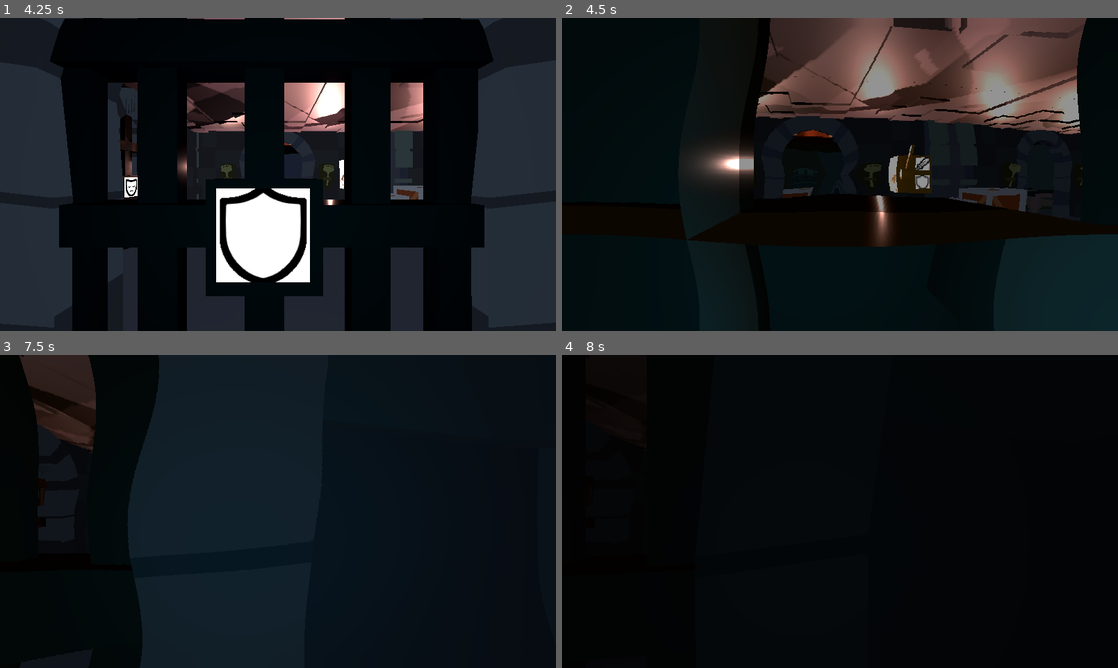
Above: before the commit, frames 1-4 (two rows, left to right).
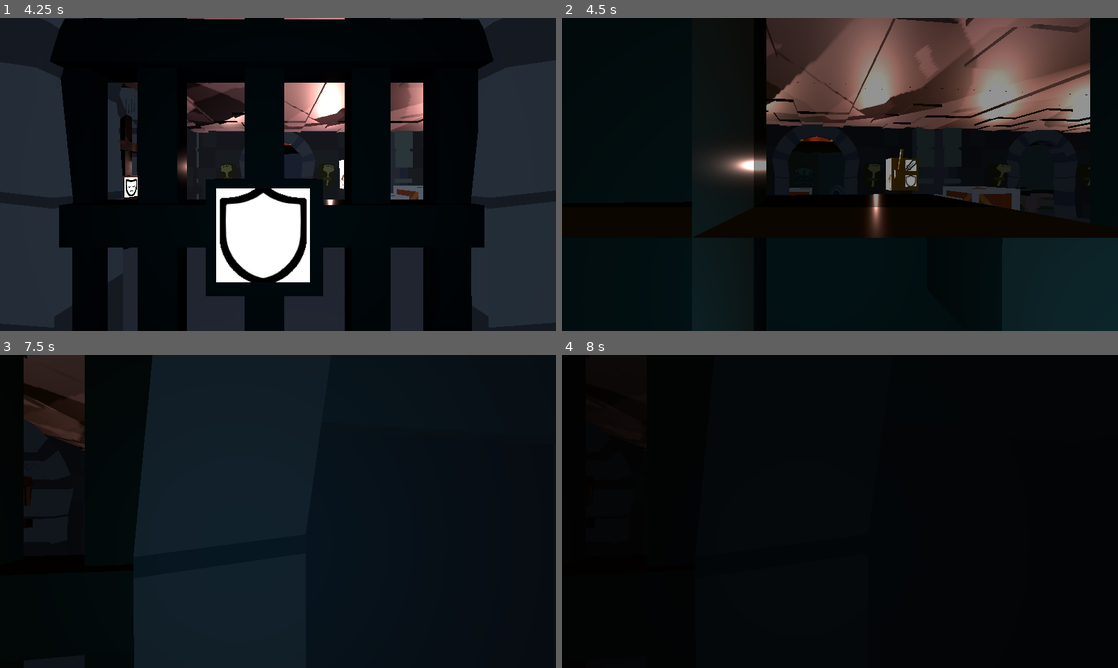
Above: after the commit, the same moments.

Repository: Kibaus/Jamsepticeye_GameJam
Game: Godot game, scene res://scenes/main.tscn
Two runs of this game, one before a commit and one after it. Both use one fixed random seed, a clock stepped at 60 frames per second and the inputs below. Sound files missing from this copy of the repository are replaced by a short silence.
Inputs (mouse positions are in pixels of both pictures, inside the frame that each line leads up to):
- Up to frame 1 (4.25 s): click "Play" at 0.5 s; tap Enter at 1.25, 2.75 s; move the mouse to (305, 174) at 1.27 s; hold W (move_forward) from 1.28 s (still down); right-click (305, 174) at 1.35 s; tap Space (jump) at 1.52, 2, 2.27, 3.5, 3.77 s; move the mouse to (250, 174) at 2.02 s; click (250, 174) at 2.1 s; move the mouse to (289, 168) at 2.77 s; right-click (289, 168) at 2.85 s; move the mouse to (272, 180) at 3.52 s; click (272, 180) at 3.6 s
- Up to frame 2 (4.5 s): keep holding W (move_forward); move the mouse to (878, 177) at 4.27 s; right-click (878, 177) at 4.35 s
- Up to frame 3 (7.5 s): tap Space (jump) at 4.52, 5.27, 6.77 s; move the mouse to (233, 508) at 5.02 s; click (233, 508) at 5.1 s; move the mouse to (283, 511) at 5.77 s; right-click (283, 511) at 5.85 s; tap Enter at 6.5 s; move the mouse to (255, 505) at 6.52 s; release W (move_forward) at 6.53 s; hold D (move_right) 6.53-7.28 s; click (255, 505) at 6.6 s; move the mouse to (305, 511) at 7.27 s; hold W (move_forward) from 7.28 s (still down); right-click (305, 511) at 7.35 s
- Up to frame 4 (8 s): keep holding W (move_forward); tap Space (jump) at 7.52 s

Frame 1 is identical in both runs. In frame 2, 8.7% of the frame differs, in the area x 21-100%, y 0-74%; in frame 3, 2.1%; in frame 4, nothing differs.

Commit message:
hide nipple effect

Diff:
--- a/jamsepticeye-gj/scenes/components/camera_overlay.gd
+++ b/jamsepticeye-gj/scenes/components/camera_overlay.gd
@@ -8,7 +8,7 @@
 
 func _ready() -> void:
 	is_linear_depth = false
-	pass
+	canvas_overlay._hide_ripple_effect()
 
 func _process(_delta: float) -> void:
 	if(Input.is_action_just_pressed("ghost_switch")):
